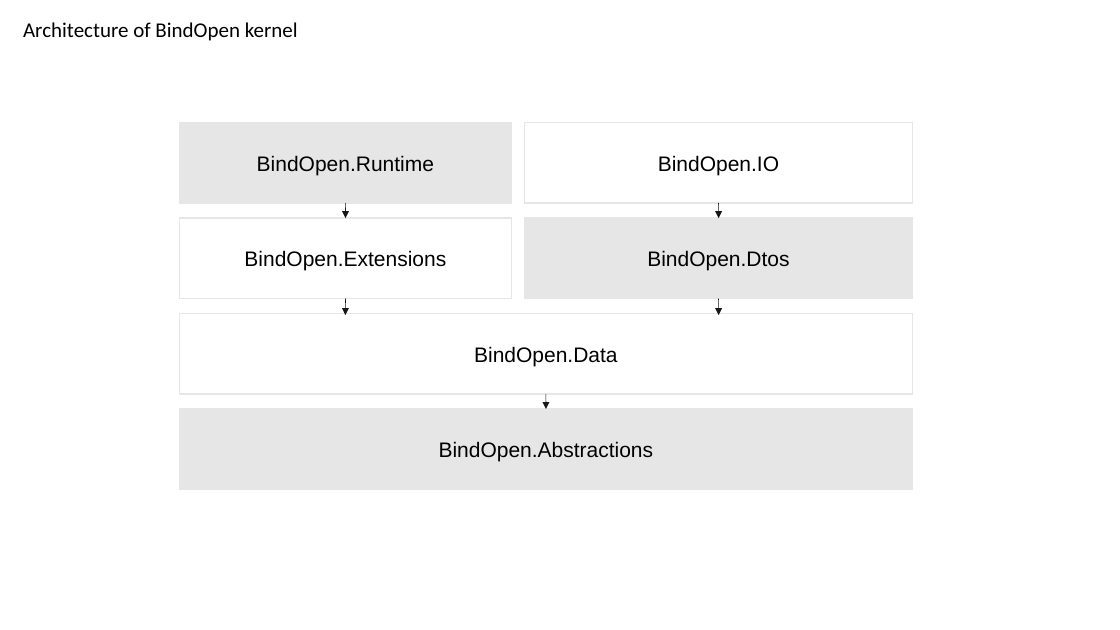
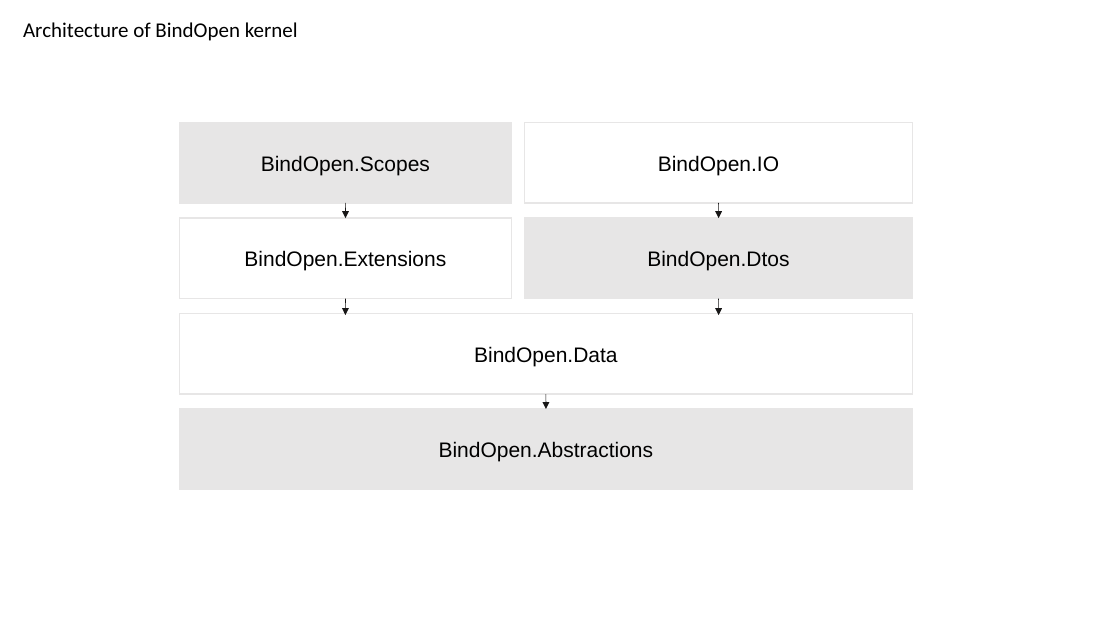
Before and after one commit to bindopen/BindOpen.Kernel, a slide deck: slide 1 of docs/ress/bindopen/BindOpen_Schemas.ppt. Drawn at 1120x630 pixels with LibreOffice and Linux fonts; fonts in the diff are those of the drawing. Boxes give left, top, right and bottom in pixels: in the first picture for what was removed or moved away, otherwise in the second. Text is boxed around its words. In the diff, an @@ line names an element or a change of style, - is before the commit and + after.

```diff
--- a/docs/ress/bindopen/BindOpen_Schemas.ppt
+++ b/docs/ress/bindopen/BindOpen_Schemas.ppt
@@ text in rectangle at (261,155,430,175): text changed @@
-BindOpen.Runtime
+BindOpen.Scopes
```
Also in this commit, not shown: 1 slide added, 4 other files.
